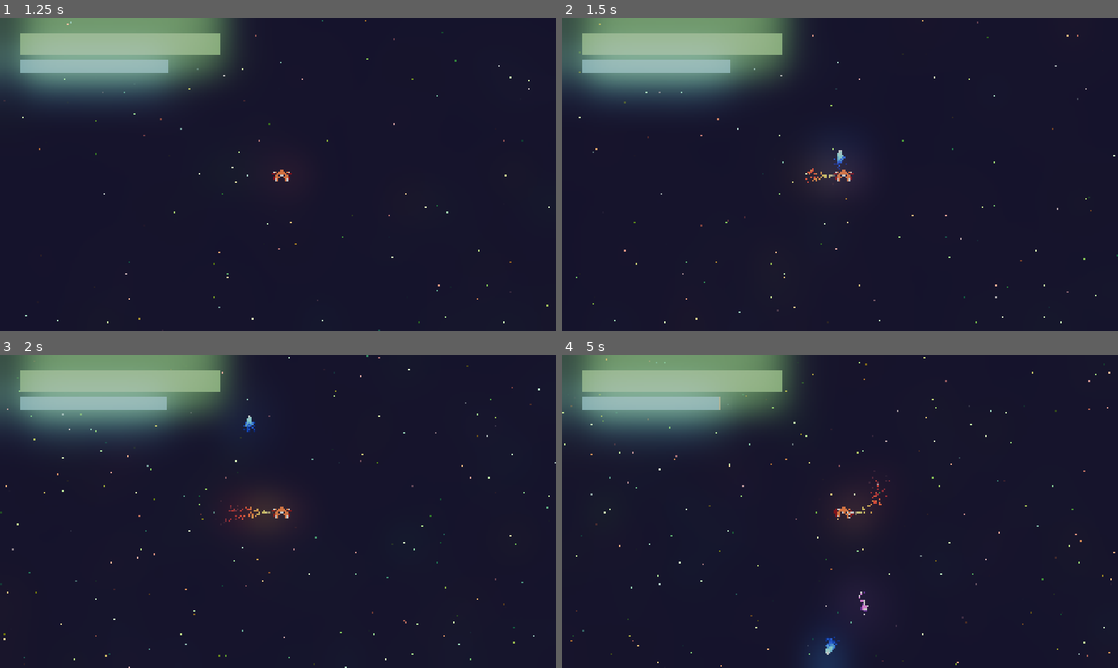
Above: before the commit, frames 1-4 (two rows, left to right).
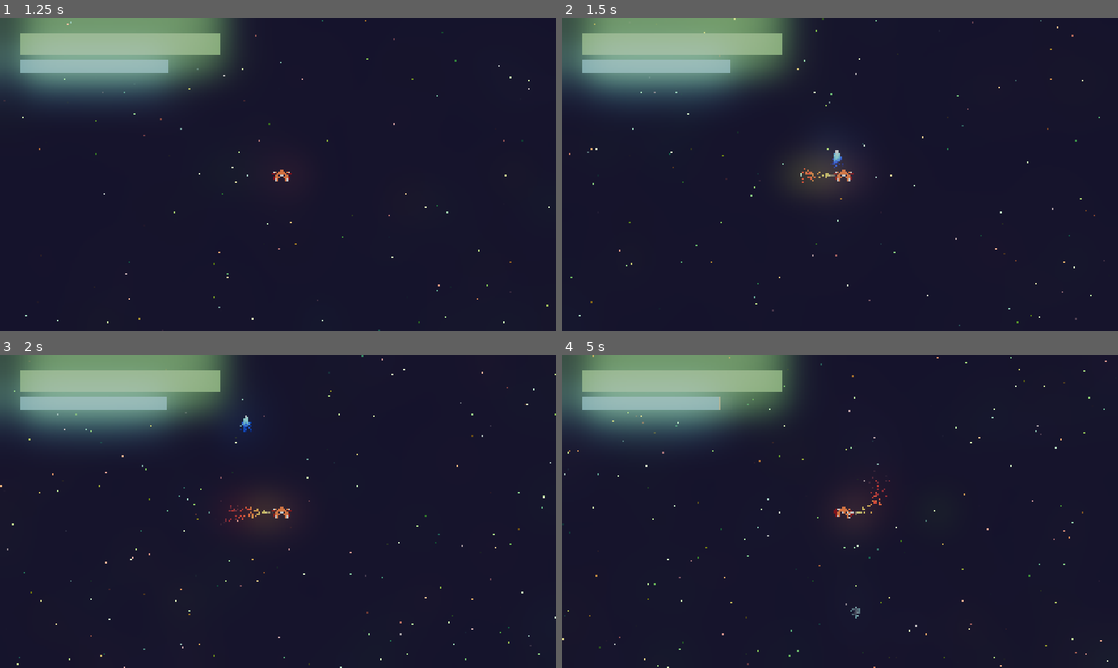
Above: after the commit, the same moments.

Repository: Lunix-420/OrbitOfPain
Game: Godot game, scene res://scenes/World.tscn
Same seed, same stepped clock (60 frames per second), same inputs: the game is played once before the commit and once after it. Sound files missing from this copy of the repository are replaced by a short silence.
Inputs:
- Up to frame 1 (1.25 s): click "START" at 0.5 s
- Up to frame 2 (1.5 s): hold D (move_right) from 1.28 s (still down); tap Space (action_shoot) at 1.35 s
- Up to frame 3 (2 s): keep holding D (move_right)
- Up to frame 4 (5 s): release D (move_right) at 2.03 s; hold S (move_backwards) 2.03-2.78 s; tap E (move_turn_ccw) at 2.1 s; hold D (move_right) 2.78-3.53 s; hold Q (move_turn_cw) 2.78-3.53 s; hold W (move_forward) 3.53-4.28 s; tap Space (action_shoot) at 3.6 s; hold A (move_left) from 4.28 s (still down); hold E (move_turn_ccw) from 4.28 s (still down)

Frame 1 is identical in both runs. In frame 2, 0.5% of the frame differs, in the area x 1-100%, y 0-99%; in frame 3, 0.6%; in frame 4, 1.1%, in the area x 0-100%, y 0-100%.

Commit message:
feat: Add exhaust sound effects

Diff:
--- /dev/null
+++ b/scenes/Explosion.tscn
@@ -0,0 +1,5 @@
+[gd_scene format=3 uid="uid://cgsi1mmd2w42i"]
+
+[node name="Explosion" type="Node2D"]
+
+[node name="GPUParticles2D" type="GPUParticles2D" parent="."]
--- a/scenes/Plasma.tscn
+++ b/scenes/Plasma.tscn
@@ -5,7 +5,7 @@
 [ext_resource type="Script" uid="uid://ckxwhcbgtcyih" path="res://scripts/projectile_sfx.gd" id="3_jat3u"]
 
 [sub_resource type="CircleShape2D" id="CircleShape2D_kq07p"]
-radius = 68.0074
+radius = 60.0083
 
 [sub_resource type="Gradient" id="Gradient_qtutu"]
 offsets = PackedFloat32Array(0, 0.344186, 0.665116, 1)
--- a/scenes/Player.tscn
+++ b/scenes/Player.tscn
@@ -6,6 +6,7 @@
 [ext_resource type="Script" uid="uid://bkne57gikkxc6" path="res://scripts/spawner.gd" id="3_3li8b"]
 [ext_resource type="PackedScene" uid="uid://m1cjpvkoeugn" path="res://scenes/Gui.tscn" id="4_mdl7e"]
 [ext_resource type="AudioStream" uid="uid://cwrti7833ut7u" path="res://sounds/energy.mp3" id="6_70d11"]
+[ext_resource type="AudioStream" uid="uid://c2xspvdxljwqv" path="res://sounds/exhaust.ogg" id="7_cw2d6"]
 
 [sub_resource type="CircleShape2D" id="CircleShape2D_qu4a1"]
 radius = 49.0
@@ -144,3 +145,6 @@
 
 [node name="EnergyAudioPlayer" type="AudioStreamPlayer2D" parent="."]
 stream = ExtResource("6_70d11")
+
+[node name="ExhaustAudioPlayer" type="AudioStreamPlayer2D" parent="."]
+stream = ExtResource("7_cw2d6")
--- a/scripts/player.gd
+++ b/scripts/player.gd
@@ -7,12 +7,13 @@
 const MAX_BACK_SPEED = 500
 const MAX_STRAVE_SPEED = 400
 const ACCELERATION = 2000.0
-const STRAVE_ACCELERATION = 1500.0
+const STRAVE_ACCELERATION = 4000.0
 const ROTATION_SPEED = 4.0
 const FRICTION = 500
 const ENERGY_LOSS = 1000
 const IDLE_ENERGY_CONSUMPTION = 20
 const ENERGY_AUDIO_GAIN = 0.0
+const EXHAUST_AUDIO_GAIN = 0.0
 
 @onready var sprite = get_node("Sprite")
 @onready var shooter = sprite.get_node("Shooter")
@@ -27,7 +28,11 @@
 @onready var healthBar: BaseBar = gui.get_node("Health")
 @onready var energyBar: BaseBar = gui.get_node("Energy")
 @onready var energyAudio: AudioStreamPlayer2D = get_node("EnergyAudioPlayer")
+@onready var exhaustAudio: AudioStreamPlayer2D = get_node("ExhaustAudioPlayer")
 @export var plasma_scene: PackedScene
+
+func _ready() -> void:
+	exhaustAudio.volume_db = GlobalState.sfx_volume + EXHAUST_AUDIO_GAIN
 
 func _physics_process(delta: float) -> void:
 	if not GlobalState.game_started:
@@ -37,7 +42,19 @@
 	handle_rotation(delta)
 	handle_shooting(delta)
 	handle_use_energ(IDLE_ENERGY_CONSUMPTION * delta)
+	handle_exhaust_audio()
 	move_and_slide()
+
+func handle_exhaust_audio():
+	var is_back_emmiting = exhaustBackLeft.emitting || exhaustBackRight.emitting
+	var is_front_emmiting = exhaustFrontLeft.emitting || exhaustFrontRight.emitting
+	var is_side_emmiting = exhaustSideLeft.emitting || exhaustSideRight.emitting
+	var emmiting = is_back_emmiting || is_front_emmiting || is_side_emmiting
+	if emmiting:
+		if not exhaustAudio.playing:
+			exhaustAudio.play()
+	else:
+		exhaustAudio.stop()
 
 func loose_health():
 	healthBar.set_current_value(healthBar.current_value - 200)
Not shown: 1 places in scenes/Player.tscn that only renumber resources
Not shown, added: sounds/exhaust.ogg.import
Not shown, added: sounds/exhaust.ogg
